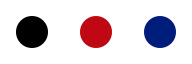
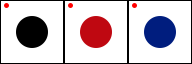
Layered file, before and after one edit (192 x 64). Changes by layer:
added layer "Elipse 2" (1st of 3) above "Elipse 2" over [132, 3, 137, 8]
added layer "Elipse 2" (2nd of 3) above "Elipse 2" over [68, 3, 73, 8]
added layer "Elipse 2" (3rd of 3) above "Rect P2" over [4, 3, 9, 8]
added layer "Rect P2" above "Rect P1" over [128, 0, 192, 64]
added layer "Rect P1" above "Rectángulo 1" over [64, 0, 128, 64]
added layer "Rectángulo 1" above "Punto P2" over [0, 0, 64, 64]
